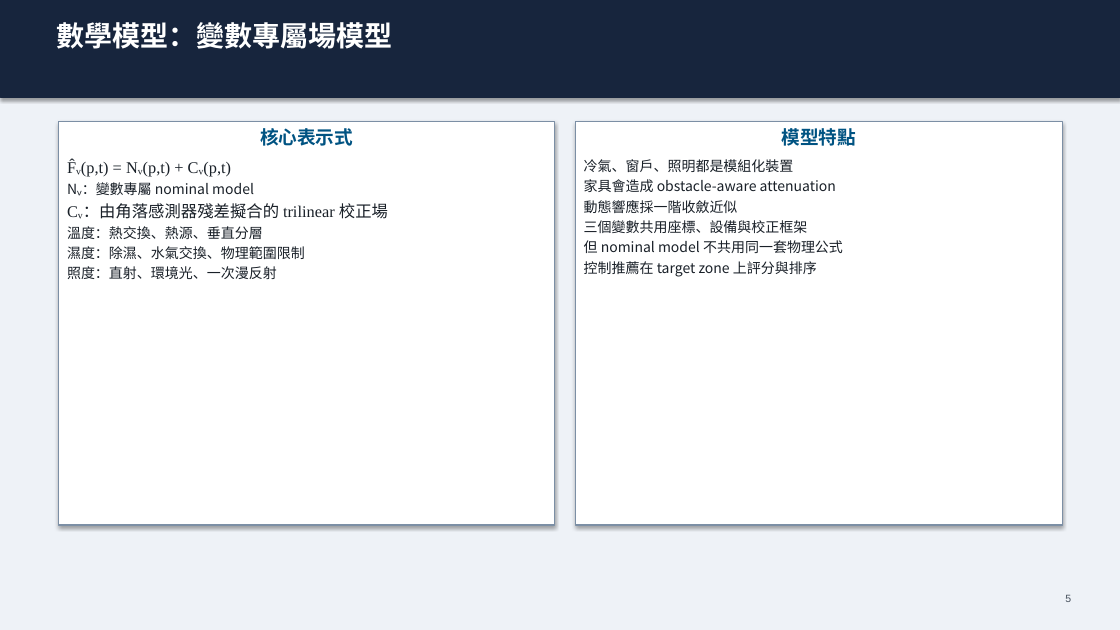
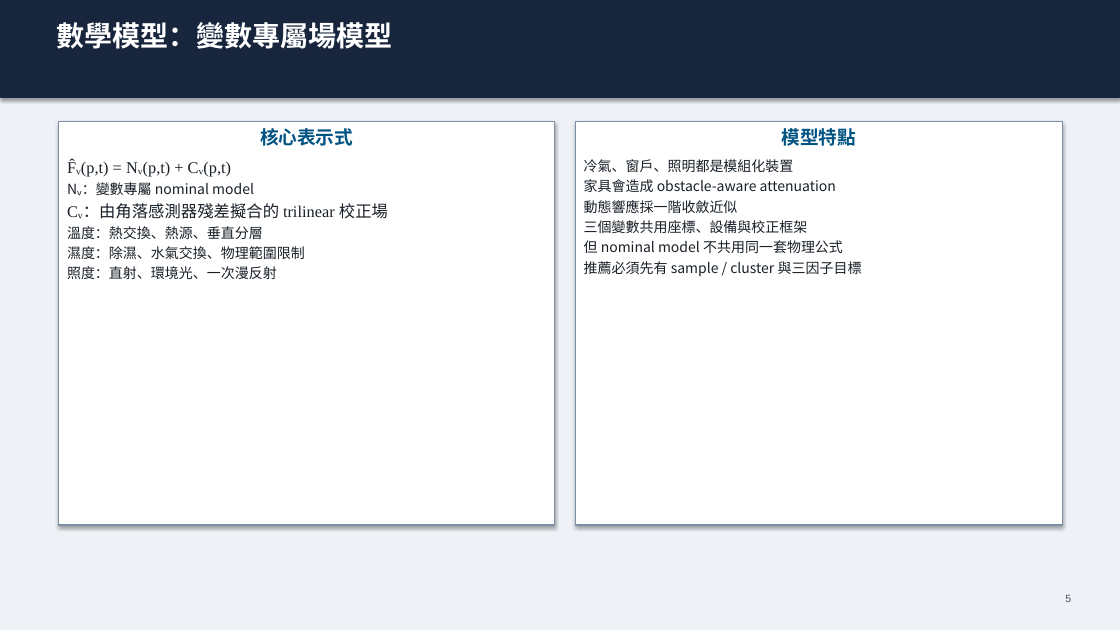
Before and after one commit to Yunitrish006006/A-Spatial-Digital-Twin-Prototype-for-Indoor-Spaces-with-Environmental-Factors, a slide deck: slide 5 of docs/papers/thesis/thesis_presentation_zh.pptx. Drawn at 1120x630 pixels with LibreOffice and Linux fonts; fonts in the diff are those of the drawing. Boxes give left, top, right and bottom in pixels: in the first picture for what was removed or moved away, otherwise in the second. Text is boxed around its words. In the diff, an @@ line names an element or a change of style, - is before the commit and + after.

```diff
--- a/docs/papers/thesis/thesis_presentation_zh.pptx
+++ b/docs/papers/thesis/thesis_presentation_zh.pptx
@@ text in rectangle at (x1=584, y1=261, x2=862, y2=276): text changed @@
-控制推薦在 target zone 上評分與排序
+推薦必須先有 sample / cluster 與三因子目標
```
Also in this commit, not shown: 1 other slide changed, 39 other files.
